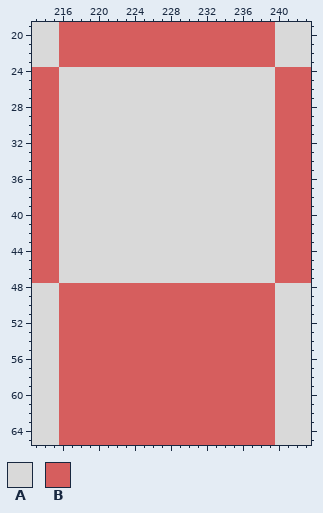
Two states of a pixel-art file, Assets/Resources/Sprites/tiles/Letter box.aseprite. The picture above was drawn from the file before the commit.
576x144 pixels, 1 frame. Colours within 5 levels of each other are drawn and written as one. Shown: x 213..243, y 19..65.
Palette (. is transparent): A #d9d9d9  B #d65e5e
Pixels before, first column x 213:
19 AAABBBBBBBBBBBBBBBBBBBBBBBBAAAA
20 AAABBBBBBBBBBBBBBBBBBBBBBBBAAAA
21 AAABBBBBBBBBBBBBBBBBBBBBBBBAAAA
22 AAABBBBBBBBBBBBBBBBBBBBBBBBAAAA
23 AAABBBBBBBBBBBBBBBBBBBBBBBBAAAA
24 BBBAAAAAAAAAAAAAAAAAAAAAAAABBBB
25 BBBAAAAAAAAAAAAAAAAAAAAAAAABBBB
26 BBBAAAAAAAAAAAAAAAAAAAAAAAABBBB
27 BBBAAAAAAAAAAAAAAAAAAAAAAAABBBB
28 BBBAAAAAAAAAAAAAAAAAAAAAAAABBBB
29 BBBAAAAAAAAAAAAAAAAAAAAAAAABBBB
30 BBBAAAAAAAAAAAAAAAAAAAAAAAABBBB
31 BBBAAAAAAAAAAAAAAAAAAAAAAAABBBB
32 BBBAAAAAAAAAAAAAAAAAAAAAAAABBBB
33 BBBAAAAAAAAAAAAAAAAAAAAAAAABBBB
34 BBBAAAAAAAAAAAAAAAAAAAAAAAABBBB
35 BBBAAAAAAAAAAAAAAAAAAAAAAAABBBB
36 BBBAAAAAAAAAAAAAAAAAAAAAAAABBBB
37 BBBAAAAAAAAAAAAAAAAAAAAAAAABBBB
38 BBBAAAAAAAAAAAAAAAAAAAAAAAABBBB
39 BBBAAAAAAAAAAAAAAAAAAAAAAAABBBB
40 BBBAAAAAAAAAAAAAAAAAAAAAAAABBBB
41 BBBAAAAAAAAAAAAAAAAAAAAAAAABBBB
42 BBBAAAAAAAAAAAAAAAAAAAAAAAABBBB
43 BBBAAAAAAAAAAAAAAAAAAAAAAAABBBB
44 BBBAAAAAAAAAAAAAAAAAAAAAAAABBBB
45 BBBAAAAAAAAAAAAAAAAAAAAAAAABBBB
46 BBBAAAAAAAAAAAAAAAAAAAAAAAABBBB
47 BBBAAAAAAAAAAAAAAAAAAAAAAAABBBB
48 AAABBBBBBBBBBBBBBBBBBBBBBBBAAAA
49 AAABBBBBBBBBBBBBBBBBBBBBBBBAAAA
50 AAABBBBBBBBBBBBBBBBBBBBBBBBAAAA
51 AAABBBBBBBBBBBBBBBBBBBBBBBBAAAA
52 AAABBBBBBBBBBBBBBBBBBBBBBBBAAAA
53 AAABBBBBBBBBBBBBBBBBBBBBBBBAAAA
54 AAABBBBBBBBBBBBBBBBBBBBBBBBAAAA
55 AAABBBBBBBBBBBBBBBBBBBBBBBBAAAA
56 AAABBBBBBBBBBBBBBBBBBBBBBBBAAAA
57 AAABBBBBBBBBBBBBBBBBBBBBBBBAAAA
58 AAABBBBBBBBBBBBBBBBBBBBBBBBAAAA
59 AAABBBBBBBBBBBBBBBBBBBBBBBBAAAA
60 AAABBBBBBBBBBBBBBBBBBBBBBBBAAAA
61 AAABBBBBBBBBBBBBBBBBBBBBBBBAAAA
62 AAABBBBBBBBBBBBBBBBBBBBBBBBAAAA
63 AAABBBBBBBBBBBBBBBBBBBBBBBBAAAA
64 AAABBBBBBBBBBBBBBBBBBBBBBBBAAAA
65 AAABBBBBBBBBBBBBBBBBBBBBBBBAAAA
After:
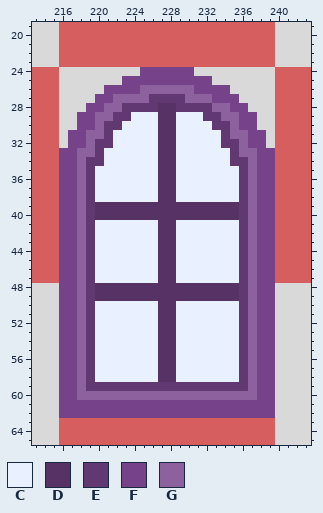
Colours new in this view: C #e9f0ff  D #573265  E #623872  F #76428a  G #8d619e
The edit:
y 24: x 225..230 AAAAAA -> FFFFFF
y 25: x 223..232 AAAAAAAAAA -> FFFFFFFFFF
y 26: x 221..234 AAAAAAAAAAAAAA -> FFFFGGGGGGFFFF
y 27: x 220..235 AAAAAAAAAAAAAAAA -> FFGGGGEEEEGGGFFF
y 28: x 219..236 AAAAAAAAAAAAAAAAAA -> FFGGEEEEDDEEEEGGFF
y 29: x 218..237 AAAAAAAAAAAAAAAAAAAA -> FFGGEECCCDDCCCEEGGFF
y 30: x 218..237 AAAAAAAAAAAAAAAAAAAA -> FFGEECCCCDDCCCCEEGFF
y 31: x 217..238 AAAAAAAAAAAAAAAAAAAAAA -> FFGGECCCCCDDCCCCCEGGFF
y 32: x 217..238 AAAAAAAAAAAAAAAAAAAAAA -> FFGEECCCCCDDCCCCCEEGFF
y 33: x 216..239 AAAAAAAAAAAAAAAAAAAAAAAA -> FFGGECCCCCCDDCCCCCCEGGFF
y 34: x 216..239 AAAAAAAAAAAAAAAAAAAAAAAA -> FFGEECCCCCCDDCCCCCCEEGFF
y 35..38: x 216..239 AAAAAAAAAAAAAAAAAAAAAAAA -> FFGECCCCCCCDDCCCCCCCEGFF
y 39..40: x 216..239 AAAAAAAAAAAAAAAAAAAAAAAA -> FFGEDDDDDDDDDDDDDDDDEGFF
y 41..47: x 216..239 AAAAAAAAAAAAAAAAAAAAAAAA -> FFGECCCCCCCDDCCCCCCCEGFF
y 48..49: x 216..239 BBBBBBBBBBBBBBBBBBBBBBBB -> FFGEDDDDDDDDDDDDDDDDEGFF
y 50..58: x 216..239 BBBBBBBBBBBBBBBBBBBBBBBB -> FFGECCCCCCCDDCCCCCCCEGFF
y 59: x 216..239 BBBBBBBBBBBBBBBBBBBBBBBB -> FFGEEEEEEEEEEEEEEEEEEGFF
y 60: x 216..239 BBBBBBBBBBBBBBBBBBBBBBBB -> FFGGGGGGGGGGGGGGGGGGGGFF
y 61..62: x 216..239 BBBBBBBBBBBBBBBBBBBBBBBB -> FFFFFFFFFFFFFFFFFFFFFFFF
Pixel boxes of the changes (left, top, right, bottom) in both pictures:
changed: (59, 67, 275, 418)
